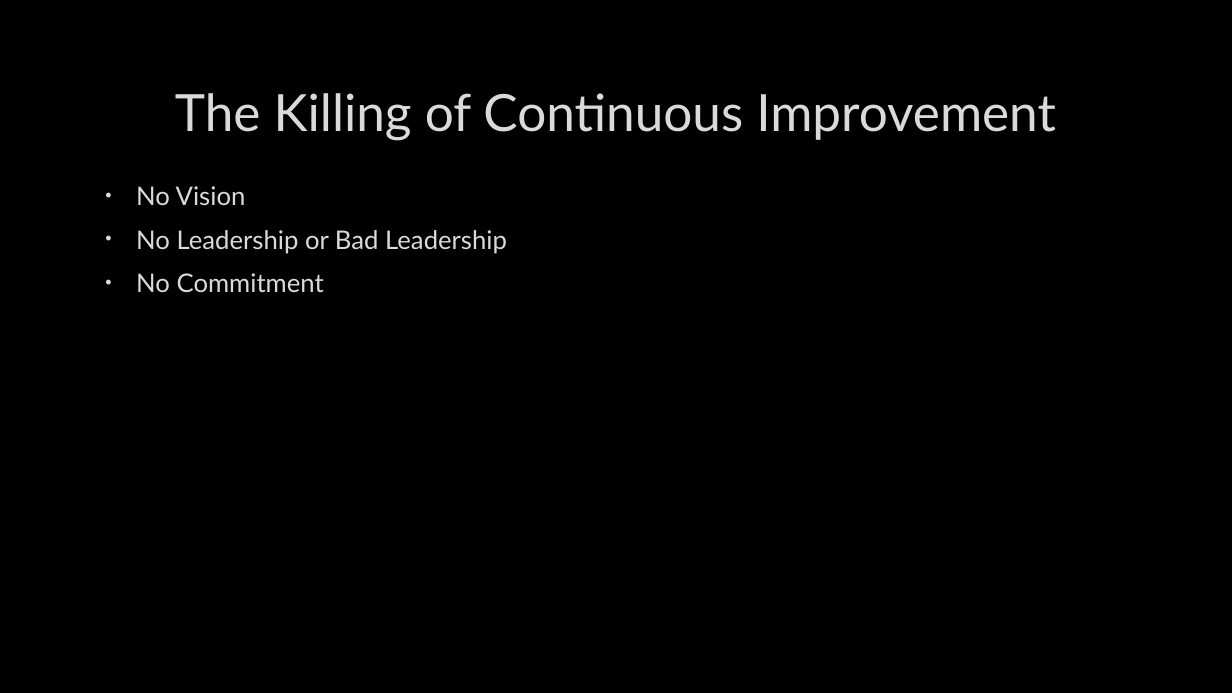
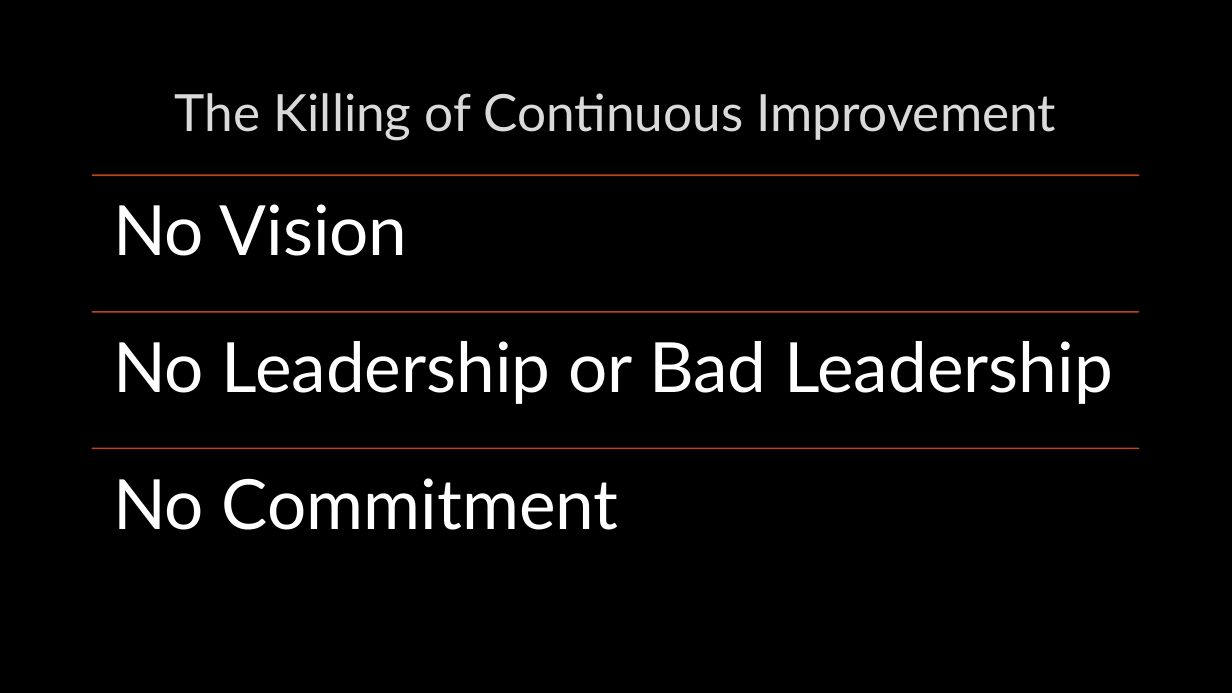
Before and after one commit to jugisahunk/presentations, a slide deck: slide 15 of tortoise-and-hare/tortoise-and-hare.pptx. Drawn at 1232x693 pixels with LibreOffice and Linux fonts; fonts in the diff are those of the drawing; background and template pictures are left out. Boxes give left, top, right and bottom in pixels: in the first picture for what was removed or moved away, otherwise in the second. Text is boxed around its words. In the diff, an @@ line names an element or a change of style, - is before the commit and + after.

```diff
--- a/tortoise-and-hare/tortoise-and-hare.pptx
+++ b/tortoise-and-hare/tortoise-and-hare.pptx
@@ text at [136,186,246,205]: paragraph removed @@
-• No Vision
@@ text at [136,273,324,292]: paragraph removed @@
-• No Commitment
@@ text "No Leadership or Bad Leadership": place and size @@
-text "No Leadership or Bad Leadership" at [136,186,507,292]
+text "No Leadership or Bad Leadership" at [113,341,1113,404]
@@ text "No Leadership or Bad Leadership" at [113,341,1113,404]: size 20 to 54 pt, text colour #DADADA to #FFFFFF, letter outline #404040 0.75 pt to none; bullet • to none; line spacing 1 to 0.9; more space between paragraphs @@
@@ group added at [92,176,1139,530]: 3 lines, 2 texts @@
+No Vision
+No Commitment
```
Also in this commit, not shown: 2 other slides changed, 1 slide added.
